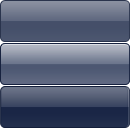
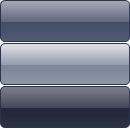
The second 130px x 129px image is a revision of the first. Changes to its layers:
removed layer "Solid Background" (1st of 2, in "Highlighted") from group "Highlighted" over (x1=0, y1=43, x2=130, y2=85)
removed layer "Solid Background" (2nd of 2, in "Down") from group "Down" over (x1=1, y1=86, x2=129, y2=128)
